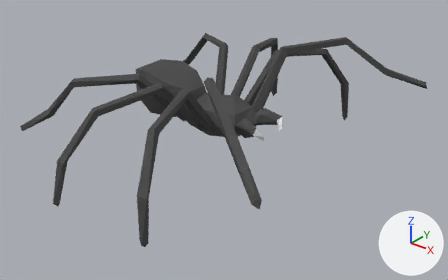
Renders of the Blender file Global Game Jam 2016/Assets/Models/Spider.blend from each side of a commit.
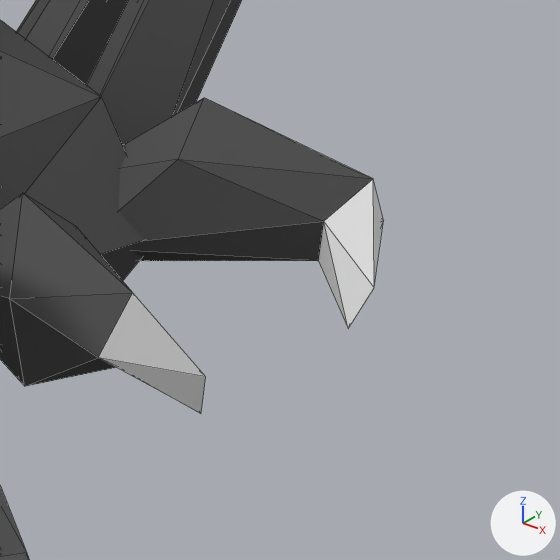
Each version appears first whole from a 50 mm camera at (3.62, -3.83, 2.02) aimed at (0.59, -0.05, -0.33), and next in a close-up on the part from 54% to 67% of the width and 35% to 56% of the height. The axes (+X, +Y, +Z) are drawn at lower right. The lights are the same throughout. The close-ups show mesh edges as thin lines.

Objects in the first close-up: 'Spider'.
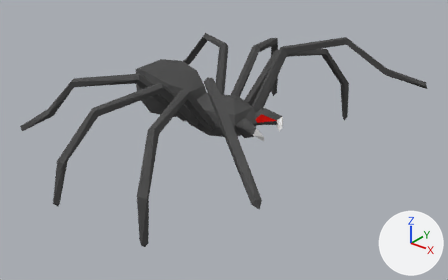
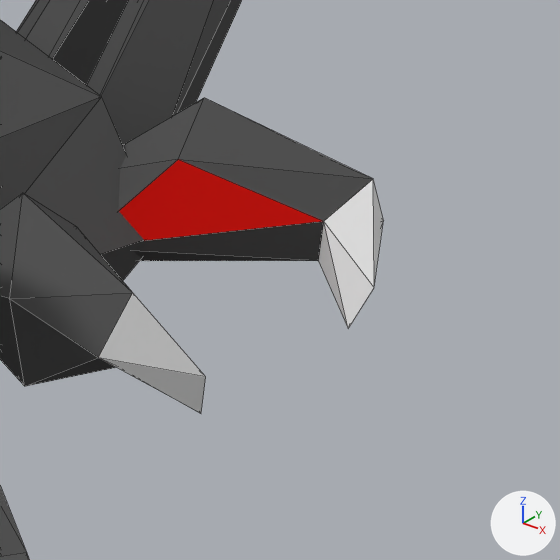
Location of each change, [x1, y1, x2, y2] in pixels of the close-ups (560 x 560 px):
part 1 of me_spider, recoloured
    both: [119, 159, 322, 241]

The edits, one by one:
me_spider has 261 vertices, 474 faces and spans x -0.96..1.83, y -1.48..1.51, z -0.54..0.48.
me_spider is used by ob_spider; location (0.0, 0.0, 0.0).
me_spider part 1: all 2 faces centred in x 0.9, y -0.08..0.08, z -0.1..-0.09 switch from mat_spiderbody (dark grey #545454) to mat_spiderred (red #e71b15).
